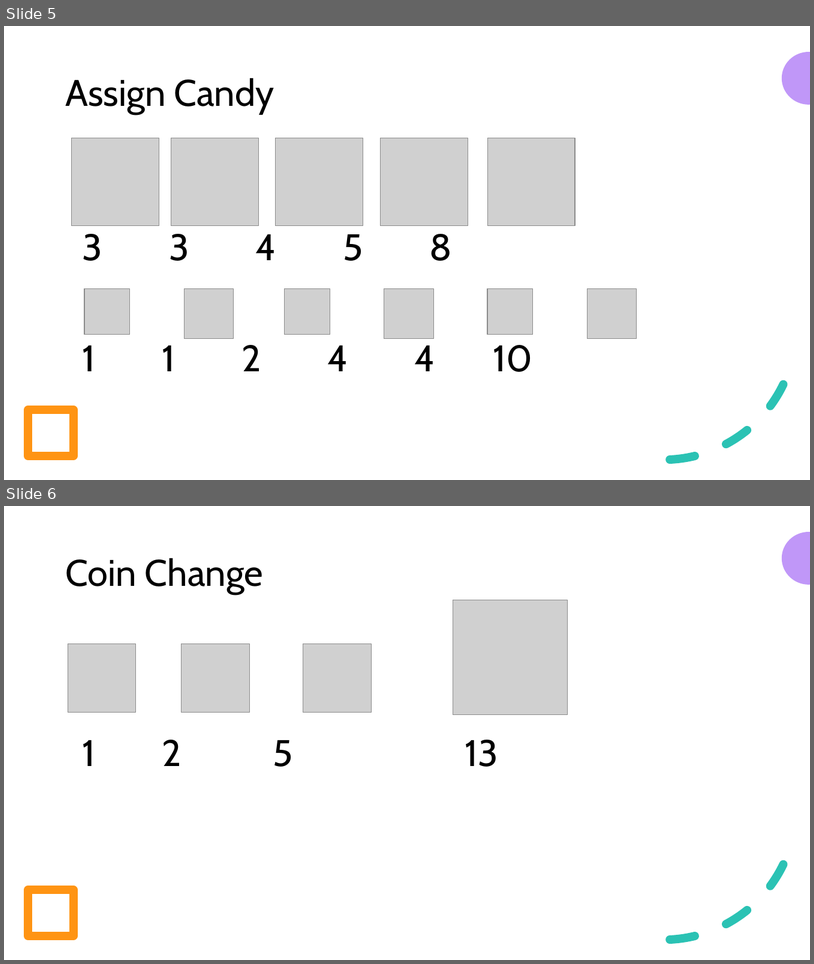
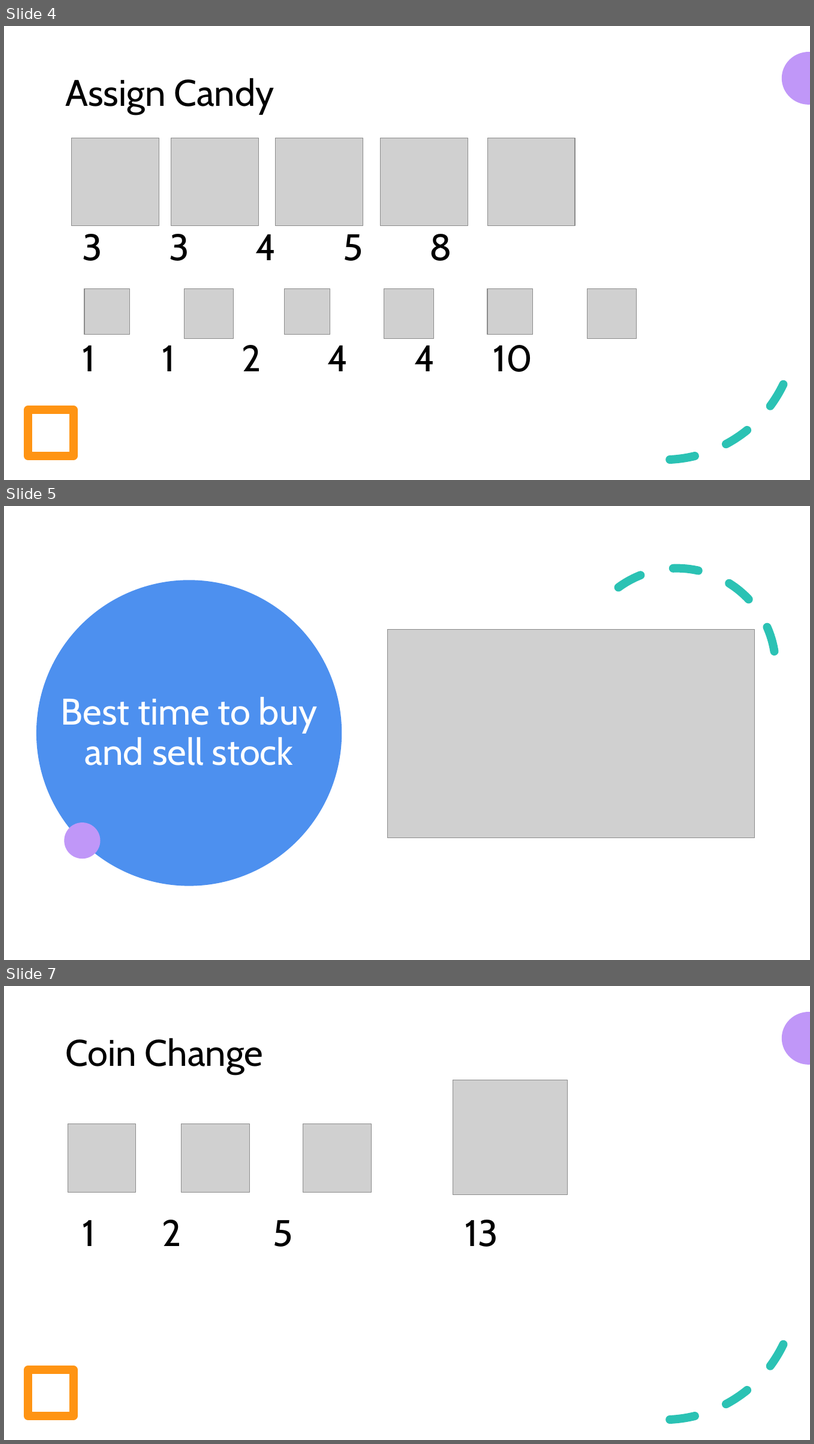
Before and after one commit to ntbanit/technical_sharing, a slide deck: 20260912_pccp/20260812_topic#2/[20260812] PCCP Topic#2.pptx. Shown one above the other, each under a label of ours: slides 5 and 6 before the commit, slides 4, 5 and 7 after it; the slides between them are not shown. The pictures are 814x964 and 814x1444 pixels, drawn with LibreOffice and Linux fonts; fonts in the diff are those of the drawing; grey boxes stand for pictures. Boxes give left, top, right and bottom in pixels: in the first picture for what was removed or moved away, otherwise in the second. Text is boxed around its words. In the diff, an @@ line names an element or a change of style, - is before the commit and + after.

```diff
--- a/20260912_pccp/20260812_topic#2/[20260812] PCCP Topic#2.pptx
+++ b/20260912_pccp/20260812_topic#2/[20260812] PCCP Topic#2.pptx
@@ slide 5 added at box(4, 506, 810, 960), background #FFFFFF @@
@@ arc (boxed as its full ellipse) added at box(543, 532, 810, 802), outline #2BC2B4 10 pt dashed @@
@@ ellipse added at box(36, 580, 342, 885), fill #4D90EF @@
@@ picture added at box(387, 630, 755, 838) @@
@@ text added at box(61, 697, 318, 765), 44 pt, text #FFFFFF @@
+Best time to buy and sell stock
@@ ellipse added at box(65, 822, 101, 859), fill #C097F8 @@
@@ what was slide 5 is now slide 4 @@
@@ what was slide 6 is now slide 7 @@
```
Also in this commit, not shown: 2 slides changed, 2 other slides added, 6 other files.
